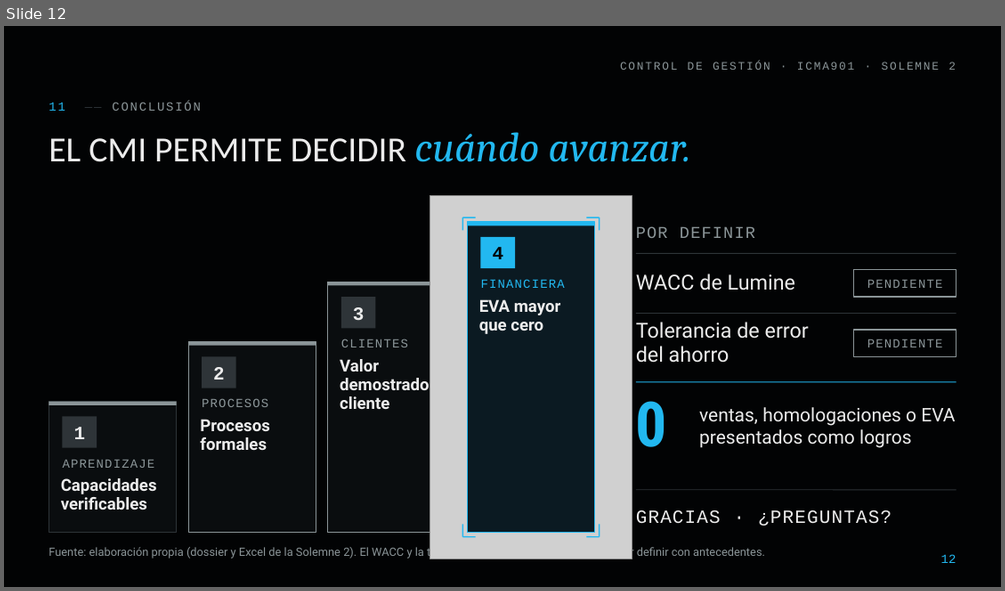
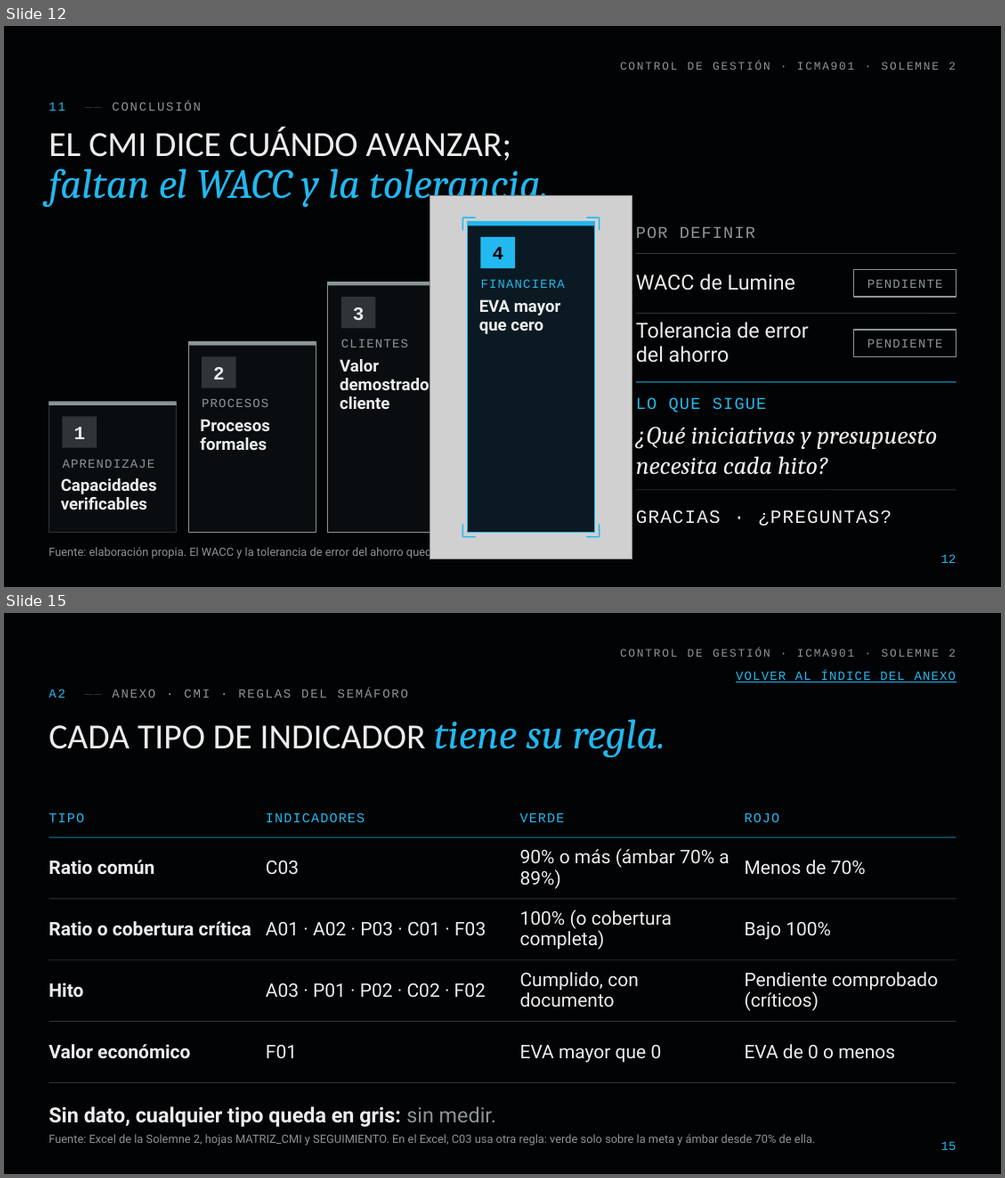
Before and after one commit to diegoaam0109-ux/lumine, a slide deck: solemne-2/Lumine_Solemne2_CMI_Control_de_Gestion.pptx. Shown one above the other, each under a label of ours: slide 12 before the commit, slides 12 and 15 after it; the slides between them are not shown. The pictures are 1005x591 and 1005x1178 pixels, drawn with LibreOffice and Linux fonts; fonts in the diff are those of the drawing; grey boxes stand for pictures; background and template pictures are left out. Boxes give left, top, right and bottom in pixels: in the first picture for what was removed or moved away, otherwise in the second. Text is boxed around its words. In the diff, an @@ line names an element or a change of style, - is before the commit and + after.

```diff
--- a/solemne-2/Lumine_Solemne2_CMI_Control_de_Gestion.pptx
+++ b/solemne-2/Lumine_Solemne2_CMI_Control_de_Gestion.pptx
@@ slide 15 added at [4, 613, 1001, 1174], background #020304; not listed: 1 template element that a slide beside it also shows @@
@@ text added at [48, 689, 408, 698], 12 pt, text #8B9598 @@
+A2 —— ANEXO · CMI · REGLAS DEL SEMÁFORO
@@ text added at [736, 671, 956, 682], 12 pt, text #22B8F0, underline @@
+VOLVER AL ÍNDICE DEL ANEXO
@@ title added at [48, 719, 665, 758], 34 pt, text #ECECEC @@
+CADA TIPO DE INDICADOR tiene su regla.
@@ text added at [48, 813, 84, 822], 13 pt, text #22B8F0 @@
+TIPO
@@ text added at [266, 813, 364, 822], 13 pt, text #22B8F0 @@
+INDICADORES
@@ text added at [520, 813, 565, 822], 13 pt, text #22B8F0 @@
+VERDE
@@ text added at [744, 813, 780, 822], 13 pt, text #22B8F0 @@
+ROJO
@@ line added from (48, 837) to (956, 837), #22B8F0 0.75 pt @@
@@ text added at [520, 848, 728, 889], 18 pt, text #ECECEC @@
+90% o más (ámbar 70% a 89%)
@@ text added at [48, 860, 154, 875], 18 pt, text #ECECEC, bold @@
+Ratio común
@@ text added at [266, 860, 299, 875], 18 pt, text #ECECEC @@
+C03
@@ text added at [744, 860, 866, 875], 18 pt, text #ECECEC @@
+Menos de 70%
@@ line added from (48, 899) to (956, 899), #2E3438 0.75 pt @@
@@ text added at [48, 921, 251, 936], 18 pt, text #ECECEC, bold @@
+Ratio o cobertura crítica
@@ text added at [266, 922, 485, 936], 18 pt, text #ECECEC @@
+A01 · A02 · P03 · C01 · F03
@@ text added at [520, 909, 672, 949], 18 pt, text #ECECEC @@
+100% (o cobertura completa)
@@ text added at [744, 922, 831, 940], 18 pt, text #ECECEC @@
+Bajo 100%
@@ line added from (48, 960) to (956, 960), #2E3438 0.75 pt @@
@@ text added at [48, 982, 83, 997], 18 pt, text #ECECEC, bold @@
+Hito
@@ text added at [266, 983, 485, 997], 18 pt, text #ECECEC @@
+A03 · P01 · P02 · C02 · F02
@@ text added at [520, 972, 639, 1007], 18 pt, text #ECECEC @@
+Cumplido, con documento
@@ text added at [744, 972, 938, 1011], 18 pt, text #ECECEC @@
+Pendiente comprobado (críticos)
@@ line added from (48, 1022) to (956, 1022), #2E3438 0.75 pt @@
@@ text added at [48, 1044, 190, 1059], 18 pt, text #ECECEC, bold @@
+Valor económico
@@ text added at [266, 1045, 297, 1059], 18 pt, text #ECECEC @@
+F01
@@ text added at [520, 1045, 662, 1062], 18 pt, text #ECECEC @@
+EVA mayor que 0
@@ text added at [744, 1044, 895, 1059], 18 pt, text #ECECEC @@
+EVA de 0 o menos
@@ line added from (48, 1083) to (956, 1083), #2E3438 0.75 pt @@
@@ text added at [48, 1106, 496, 1127], 20 pt, text #ECECEC, bold @@
+Sin dato, cualquier tipo queda en gris: sin medir.
@@ text added at [48, 1134, 815, 1145], 11 pt, text #8B9598 @@
+Fuente: Excel de la Solemne 2, hojas MATRIZ_CMI y SEGUIMIENTO. En el Excel, C03 usa otra regla: verde solo sobre la meta y ámbar desde 70% de ella.
@@ page number added at [941, 1141, 956, 1150], 12 pt, text #22B8F0 @@
+15
@@ slide 12 changed as well @@
@@ title at [48, 127, 548, 208]: text changed; size 34 to 40 pt; font Calibri to Cambria; text colour #ECECEC to #22B8F0; italic on @@
-EL CMI PERMITE DECIDIR cuándo avanzar.
+EL CMI DICE CUÁNDO AVANZAR;
+faltan el WACC y la tolerancia.
@@ text added at [636, 397, 766, 412], 16 pt, text #22B8F0 @@
+LO QUE SIGUE
@@ text "¿Qué iniciativas y presupuesto necesita ..." at [636, 426, 937, 475]: vertical alignment middle to top @@
@@ text removed at [636, 401, 667, 447] @@
-0
@@ text at [636, 426, 937, 475]: text changed; size 18 to 24 pt; font Roboto to Cambria; italic on @@
-ventas, homologaciones o EVA presentados como logros
+¿Qué iniciativas y presupuesto necesita cada hito?
@@ text at [48, 545, 595, 559]: text changed @@
-Fuente: elaboración propia (dossier y Excel de la Solemne 2). El WACC y la tolerancia de error del ahorro quedan por definir con antecedentes.
+Fuente: elaboración propia. El WACC y la tolerancia de error del ahorro quedan por definir con antecedentes.
```
Also in this commit, not shown: 8 other slides changed, 11 other slides added, 2 slides removed, 10 other files.
